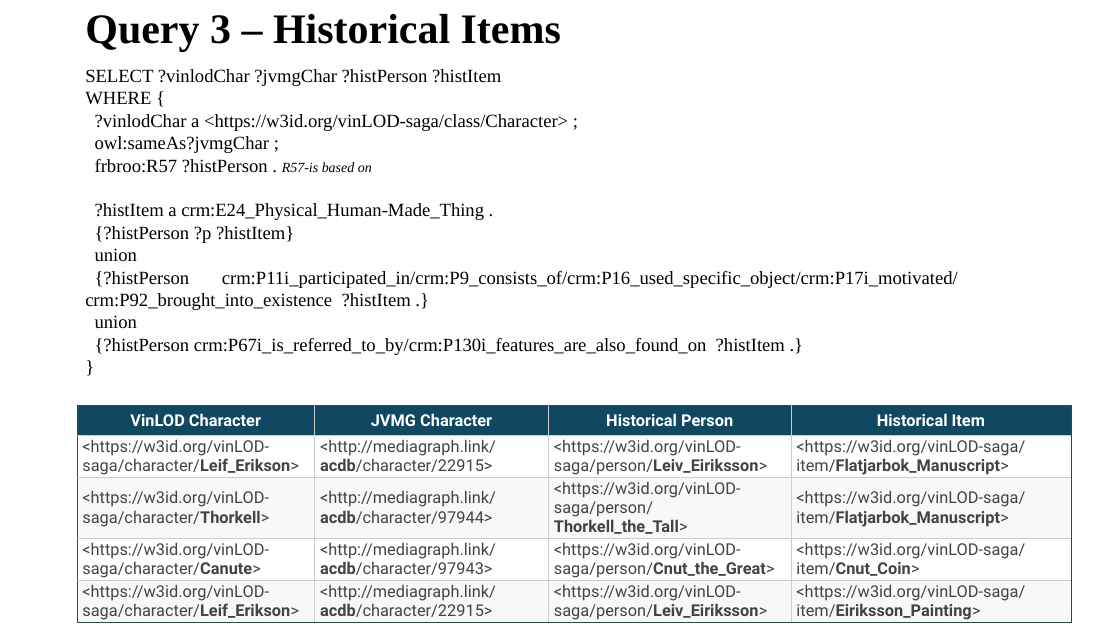
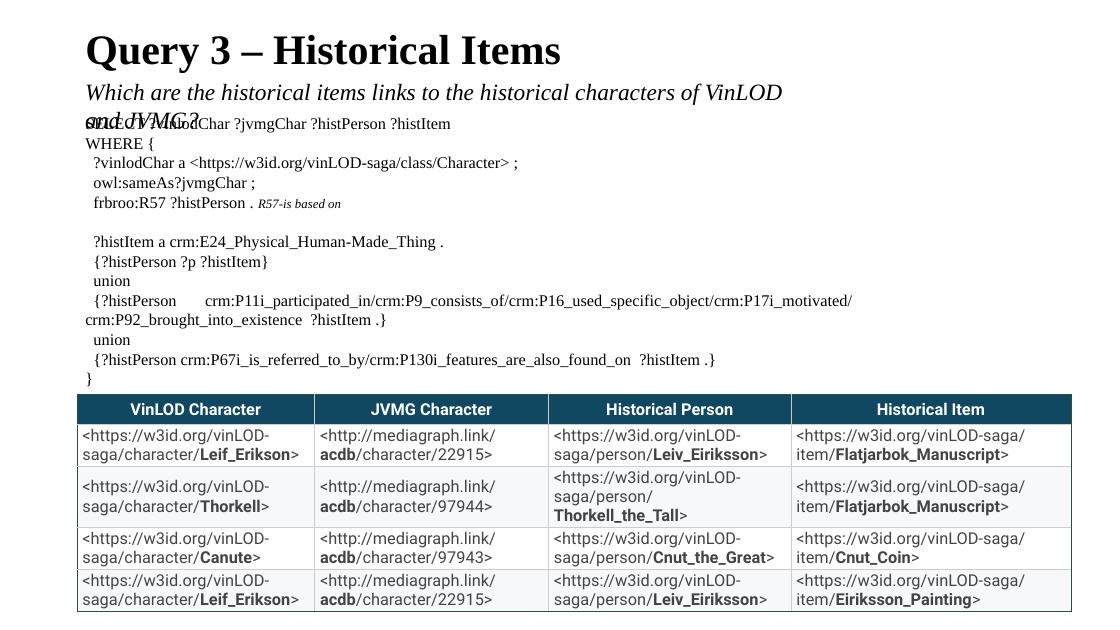
Before and after one commit to VinLOD-Saga/VinLOD-Saga, a slide deck: slide 6 of JVMG Use Case Presentation.pptx. Drawn at 1120x630 pixels with LibreOffice and Linux fonts; fonts in the diff are those of the drawing. Boxes give left, top, right and bottom in pixels: in the first picture for what was removed or moved away, otherwise in the second. Text is boxed around its words. In the diff, an @@ line names an element or a change of style, - is before the commit and + after.

Commit message:
editing presentation

```diff
--- a/JVMG Use Case Presentation.pptx
+++ b/JVMG Use Case Presentation.pptx
@@ title "Query 3 – Historical Items" moved from (x1=85, y1=14, x2=561, y2=51) to (x1=85, y1=35, x2=561, y2=72) @@
@@ text added at (x1=85, y1=83, x2=782, y2=129), 20 pt, text #000000, italic @@
+Which are the historical items links to the historical characters of VinLOD and JVMG?
@@ text "SELECT ?vinlodChar ?jvmgChar ?histPerson ?histItem" moved from (x1=85, y1=69, x2=958, y2=355) to (x1=85, y1=116, x2=852, y2=369) @@
@@ text "SELECT ?vinlodChar ?jvmgChar ?histPerson ?histItem" at (x1=85, y1=116, x2=852, y2=369): size 16 to 14 pt; size 12 to 11 pt in "R57-is based on" @@
@@ table moved from (x1=77, y1=406, x2=1071, y2=624) to (x1=77, y1=395, x2=1071, y2=613) @@
```
Also in this commit, not shown: 4 other slides changed, 1 slide added, 1 slide removed, 1 other file.
